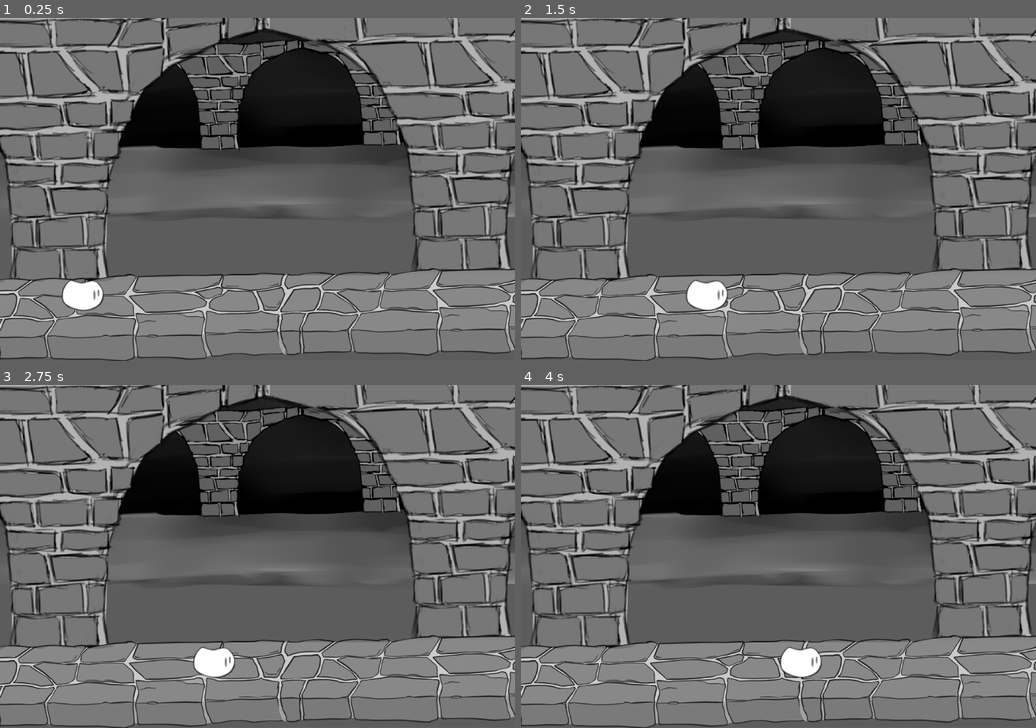
Above: before the commit, frames 1-4 (two rows, left to right).
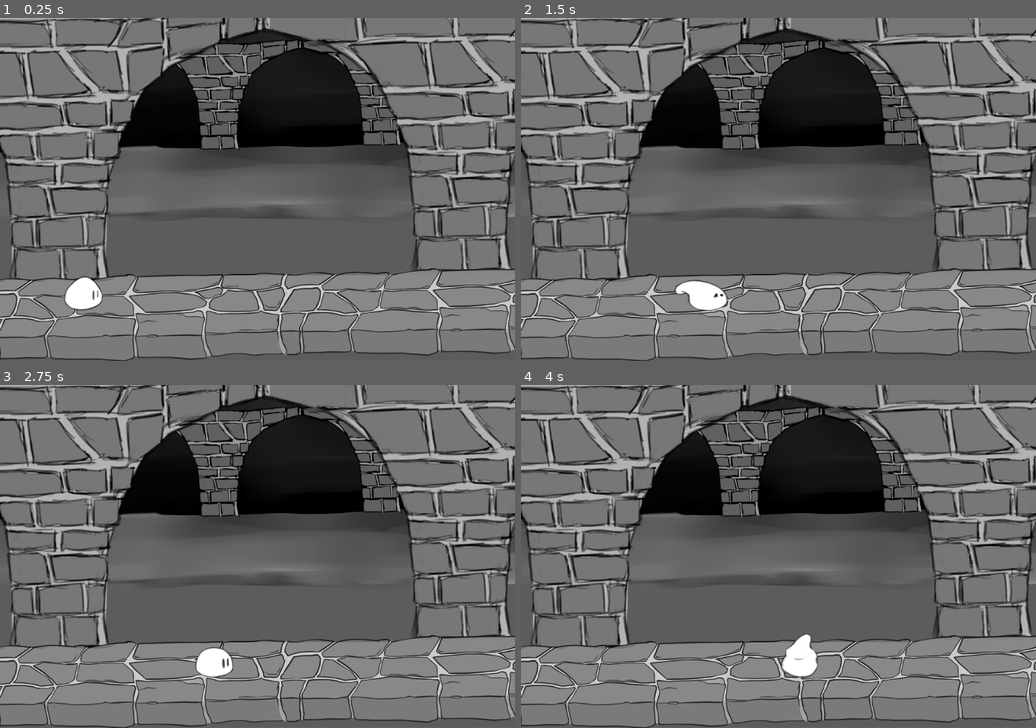
Above: after the commit, the same moments.

Repository: ludumcloud/dungeon-dojo-godot
Game: Godot game, scene res://resources/level.tscn
The game is run twice, just before and just after one commit, with the same random seed, the same clock (stepped at 60 frames per second) and the same inputs.
Inputs:
- Up to frame 1 (0.25 s): no input
- Up to frame 2 (1.5 s): tap Enter at 0.5 s; hold D (move_right) 0.53-1.28 s; tap Y (hi_attack) at 0.6, 1.35 s; hold A (move_left) from 1.28 s (still down)
- Up to frame 3 (2.75 s): release A (move_left) at 2.03 s; hold D (move_right) from 2.03 s (still down); tap Y (hi_attack) at 2.1 s
- Up to frame 4 (4 s): tap Y (hi_attack) at 2.85, 3.6 s; release D (move_right) at 3.53 s; hold A (move_left) from 3.53 s (still down)

The runs differ from the first frame. In frame 1, 0.2% of the frame differs, in the area x 12-21%, y 75-86%; in frame 2, 0.3%; in frame 3, 0.2%; in frame 4, 0.3%, in the area x 50-59%, y 72-86%.

Commit message:
Back to where we started

Diff:
--- a/resources/character.tscn
+++ b/resources/character.tscn
@@ -12,6 +12,7 @@
 [ext_resource path="res://resources/slimeattack1sheetfile.sprites/slimeAttack1_0022.tres" type="Texture" id=10]
 [ext_resource path="res://resources/slimeattack1sheetfile.sprites/slimeAttack1_0024.tres" type="Texture" id=11]
 [ext_resource path="res://resources/slimeattack1sheetfile.sprites/slimeAttack1_0026.tres" type="Texture" id=12]
+[ext_resource path="res://scripts/PlayerBody.gd" type="Script" id=13]
 
 [sub_resource type="SpriteFrames" id=1]
 animations = [ {
@@ -21,53 +22,56 @@
 "speed": 5.0
 } ]
 
+[sub_resource type="RectangleShape2D" id=2]
+extents = Vector2( 39, 68.6983 )
+
 [sub_resource type="Animation" id=4]
-resource_name = "Idle"
-length = 0.3
+resource_name = "HighAttack"
+length = 0.6
 tracks/0/type = "value"
-tracks/0/path = NodePath(".:frame")
+tracks/0/path = NodePath("Pivot/Body:frame")
 tracks/0/interp = 1
 tracks/0/loop_wrap = true
 tracks/0/imported = false
 tracks/0/enabled = true
 tracks/0/keys = {
-"times": PoolRealArray( 0, 0.1 ),
-"transitions": PoolRealArray( 1, 1 ),
-"update": 1,
-"values": [ 0, 10 ]
+"times": PoolRealArray( 0.00162264, 0.0932594, 0.143213, 0.484971 ),
+"transitions": PoolRealArray( 1, 1, 1, 1 ),
+"update": 0,
+"values": [ 0, 1, 1, 11 ]
 }
 
-[sub_resource type="Animation" id=2]
-resource_name = "Slap"
+[sub_resource type="Animation" id=3]
+resource_name = "Idle"
+length = 0.5
+loop = true
 tracks/0/type = "value"
-tracks/0/path = NodePath(".:frame")
+tracks/0/path = NodePath("Pivot/Body:frame")
 tracks/0/interp = 1
-tracks/0/loop_wrap = false
+tracks/0/loop_wrap = true
 tracks/0/imported = false
 tracks/0/enabled = true
 tracks/0/keys = {
-"times": PoolRealArray( 0, 0.1, 0.2, 0.9 ),
-"transitions": PoolRealArray( 1, 1, 1, 1 ),
-"update": 0,
-"values": [ 0, 1, 1, 7 ]
+"times": PoolRealArray( 0, 0.250427 ),
+"transitions": PoolRealArray( 1, 1 ),
+"update": 1,
+"values": [ 10, 11 ]
 }
 
-[sub_resource type="RectangleShape2D" id=3]
-extents = Vector2( 39, 68.6983 )
-
 [node name="Character" type="KinematicBody2D"]
+script = ExtResource( 13 )
 
 [node name="Pivot" type="Position2D" parent="."]
 
 [node name="Body" type="AnimatedSprite" parent="Pivot"]
 position = Vector2( 1.03485, -58.6585 )
 frames = SubResource( 1 )
-frame = 10
-
-[node name="AnimationPlayer" type="AnimationPlayer" parent="Pivot/Body"]
-anims/Idle = SubResource( 4 )
-anims/Slap = SubResource( 2 )
+frame = 11
 
 [node name="CollisionShape2D" type="CollisionShape2D" parent="."]
 position = Vector2( -61, -2 )
-shape = SubResource( 3 )
+shape = SubResource( 2 )
+
+[node name="AnimationPlayer" type="AnimationPlayer" parent="."]
+anims/HighAttack = SubResource( 4 )
+anims/Idle = SubResource( 3 )
--- a/resources/player.tscn
+++ b/resources/player.tscn
@@ -1,10 +1,8 @@
-[gd_scene load_steps=3 format=2]
+[gd_scene load_steps=2 format=2]
 
 [ext_resource path="res://resources/character.tscn" type="PackedScene" id=1]
-[ext_resource path="res://scripts/PlayerBody.gd" type="Script" id=2]
 
-[node name="Player" index="0" instance=ExtResource( 1 )]
-script = ExtResource( 2 )
+[node name="Player" instance=ExtResource( 1 )]
 
 [node name="Body" parent="Pivot" index="0"]
 frame = 9
--- a/scripts/PlayerBody.gd
+++ b/scripts/PlayerBody.gd
@@ -3,9 +3,11 @@
 var speed = 400
 var velocity = Vector2()
 
+onready var animation_player = get_node("AnimationPlayer")
+
 # Called when the node enters the scene tree for the first time.
 func _ready():
-	pass
+	animation_player.play("Idle")
 
 func get_input():
 	if Input.is_action_pressed("move_left"):
@@ -14,7 +16,7 @@
 		velocity.x = speed
 
 	if Input.is_action_just_pressed("hi_attack"):
-		pass
+		animation_player.play('HighAttack')
 
 	if velocity.x > 0:
 		velocity.x -= 50
Not shown: 1 places in resources/character.tscn that only renumber resources
